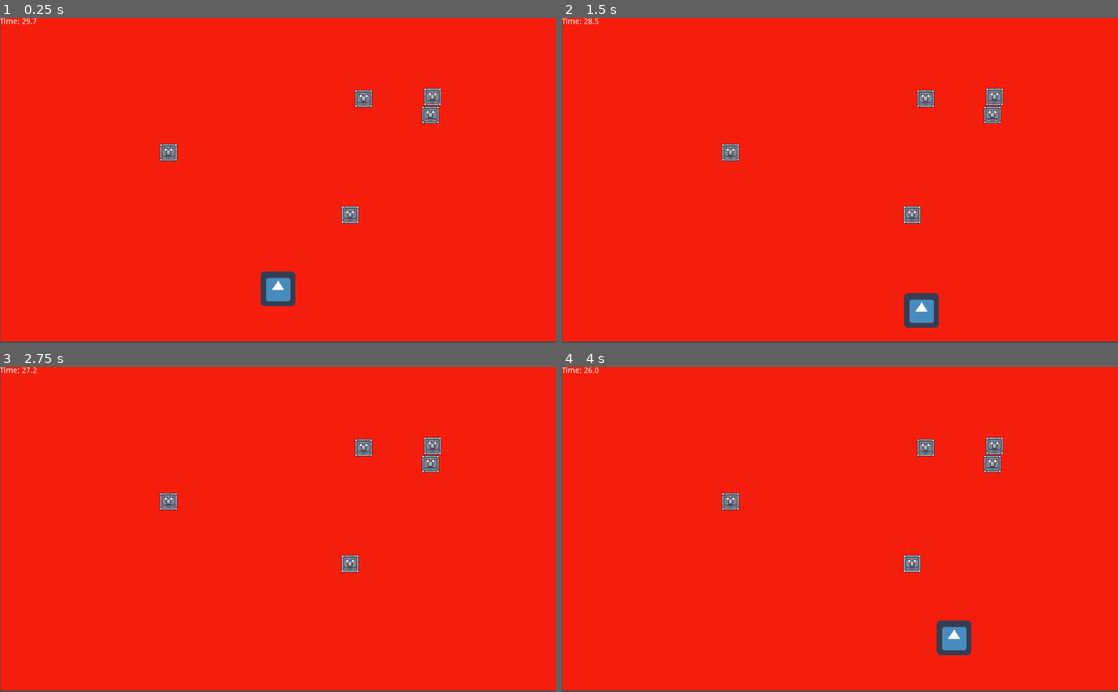
Above: before the commit, frames 1-4 (two rows, left to right).
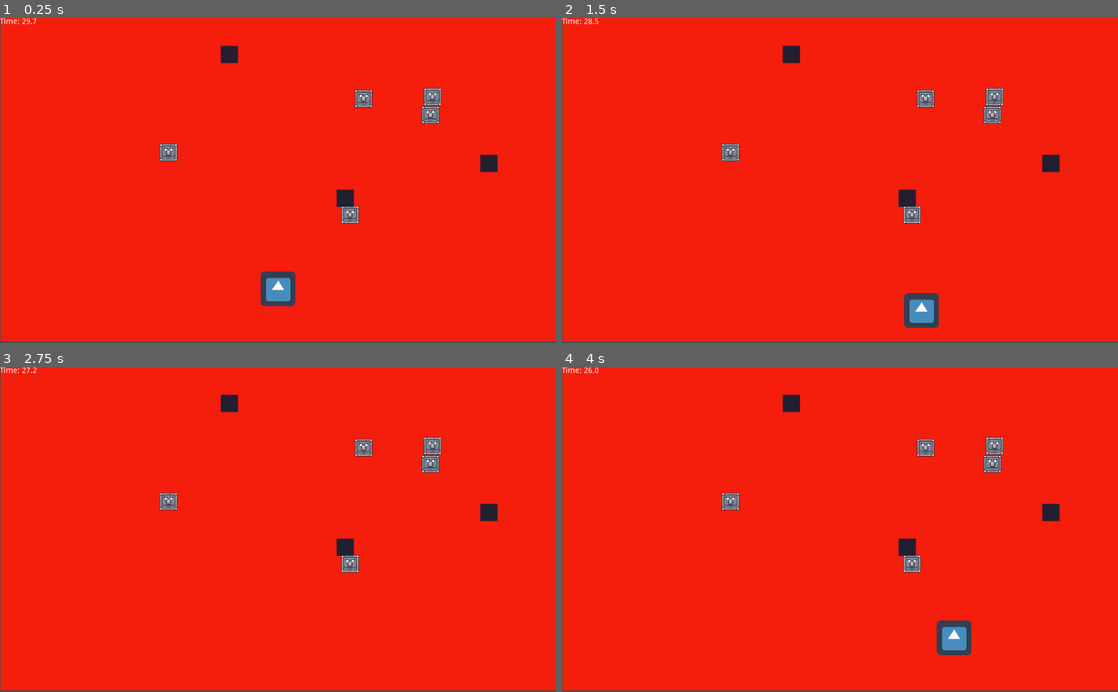
Above: after the commit, the same moments.

Repository: sidfer/devhacks-2025
Game: Godot game, scene res://Main.tscn
Same seed, same stepped clock (60 frames per second), same inputs: the game is played once before the commit and once after it. The engine's default icon, where the game draws it, is replaced by a stand-in: a white triangle on a blue panel in a dark square.
Inputs:
- Up to frame 1 (0.25 s): no input
- Up to frame 2 (1.5 s): tap Enter at 0.5 s; hold D (move_right) 0.53-1.28 s; hold S (move_down) from 1.28 s (still down)
- Up to frame 3 (2.75 s): release S (move_down) at 2.03 s; hold D (move_right) from 2.03 s (still down)
- Up to frame 4 (4 s): tap Space at 2.75 s; release D (move_right) at 2.78 s; hold W (move_up) 2.78-3.53 s; hold A (move_left) from 3.53 s (still down)

The runs differ from the first frame. In frame 1, 0.5% of the frame differs, in the area x 39-90%, y 8-59%; in frame 2, 0.5%; in frame 3, 0.5%; in frame 4, 0.5%.

Commit message:
added slowing obstacles

Diff:
--- a/Main.gd
+++ b/Main.gd
@@ -4,6 +4,7 @@
 var time_pickup_scene = preload("res://TimePickup.tscn")
 
 var obstacle_scene = preload("res://Obstacle.tscn")
+var slow_obstacle_scene = preload("res://Slow.tscn")
 
 func _ready():
 	randomize()
@@ -17,6 +18,10 @@
 	for i in range(5):  # Adjust the number of obstacles
 		spawn_obstacle()
 
+	 # Spawn slow obstacles at random positions
+	for i in range(3):  # Adjust the number of obstacles
+		spawn_slow_obstacle()
+
 func spawn_obstacle():
 	var obstacle = obstacle_scene.instance()  # Create an instance of the obstacle
 	add_child(obstacle)  # Add it to the scene
@@ -26,6 +31,21 @@
 	var screen_height = get_viewport_rect().size.y
 
 	obstacle.position = Vector2(
+		rand_range(50, screen_width - 50),  # Random X, avoiding edges
+		rand_range(50, screen_height - 50)  # Random Y, avoiding the bottom area
+	)
+
+
+
+func spawn_slow_obstacle():
+	var slow_obstacle = slow_obstacle_scene.instance()  # Create an instance of the obstacle
+	add_child(slow_obstacle)  # Add it to the scene
+
+	# Randomly position it within the game area
+	var screen_width = get_viewport_rect().size.x
+	var screen_height = get_viewport_rect().size.y
+
+	slow_obstacle.position = Vector2(
 		rand_range(50, screen_width - 50),  # Random X, avoiding edges
 		rand_range(50, screen_height - 50)  # Random Y, avoiding the bottom area
 	)
--- a/Main.tscn
+++ b/Main.tscn
@@ -7,6 +7,9 @@
 
 [sub_resource type="RectangleShape2D" id=1]
 extents = Vector2( 31, 31.5 )
+
+[sub_resource type="RectangleShape2D" id=2]
+extents = Vector2( 31.0204, 29.9672 )
 
 [node name="Main" type="Node2D"]
 script = ExtResource( 4 )
@@ -31,6 +34,14 @@
 position = Vector2( 0, -0.5 )
 shape = SubResource( 1 )
 
+[node name="Hitbox" type="Area2D" parent="Player"]
+
+[node name="CollisionShape2D" type="CollisionShape2D" parent="Player/Hitbox"]
+position = Vector2( 0.0384938, -0.0269806 )
+rotation = -0.00590656
+scale = Vector2( 1, 1 )
+shape = SubResource( 2 )
+
 [node name="SpawnTimer" type="Timer" parent="."]
 wait_time = 2.0
 
--- a/Player.gd
+++ b/Player.gd
@@ -1,11 +1,19 @@
 extends KinematicBody2D
 
-var speed = 200  # Adjust movement speed
+var normal_speed = 200
+var slow_speed = 75
+var speed = normal_speed  # Current speed
+var slow_obstacle_count = 0  # Track overlapping slow obstacles
 
-func _process(delta):
-	var direction = Vector2.ZERO  # Start with no movement
+func _ready():
+	# Connect to the Area2D signals (assuming the player has an Area2D child named "Hitbox")
+	$Hitbox.connect("area_entered", self, "_on_Hitbox_area_entered")
+	$Hitbox.connect("area_exited", self, "_on_Hitbox_area_exited")
 
-	# Check input and set movement direction
+func _physics_process(delta):
+	var direction = Vector2.ZERO
+
+	# Handle input
 	if Input.is_action_pressed("move_left"):
 		direction.x = -1
 	if Input.is_action_pressed("move_right"):
@@ -15,7 +23,19 @@
 	if Input.is_action_pressed("move_down"):
 		direction.y = 1
 
-	# Normalize and apply movement
-	if direction != Vector2.ZERO:
-		direction = direction.normalized()  # Prevent faster diagonal movement
-		move_and_slide(direction * speed)
+	# Normalize and move
+	direction = direction.normalized()
+	move_and_slide(direction * speed)
+
+# Called when entering a slow obstacle area
+func _on_Hitbox_area_entered(area):
+	if area.is_in_group("slow_obstacles"):
+		slow_obstacle_count += 1
+		speed = slow_speed  # Apply slow speed
+
+# Called when exiting a slow obstacle area
+func _on_Hitbox_area_exited(area):
+	if area.is_in_group("slow_obstacles"):
+		slow_obstacle_count -= 1
+		if slow_obstacle_count == 0:
+			speed = normal_speed  # Restore normal speed
--- /dev/null
+++ b/Slow.tscn
@@ -0,0 +1,16 @@
+[gd_scene load_steps=3 format=2]
+
+[ext_resource path="res://Transition.png" type="Texture" id=1]
+
+[sub_resource type="RectangleShape2D" id=1]
+extents = Vector2( 17, 16 )
+
+[node name="SlowObstacle" type="Area2D" groups=["slow_obstacles"]]
+
+[node name="Sprite" type="Sprite" parent="."]
+rotation = 0.785398
+scale = Vector2( 1, 1 )
+texture = ExtResource( 1 )
+
+[node name="CollisionShape2D" type="CollisionShape2D" parent="."]
+shape = SubResource( 1 )
Binary file added: Dust Particle.png
Not shown, added: Dust Particle.png.import
Not shown: 1 places in Main.tscn that only renumber resources
Binary file added: Transition.png
Not shown, added: Transition.png.import
